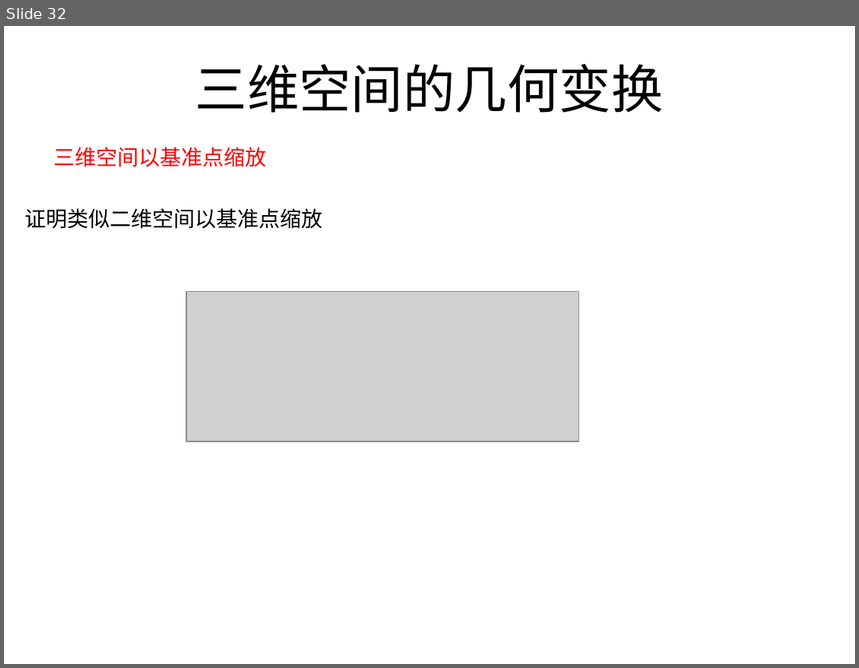
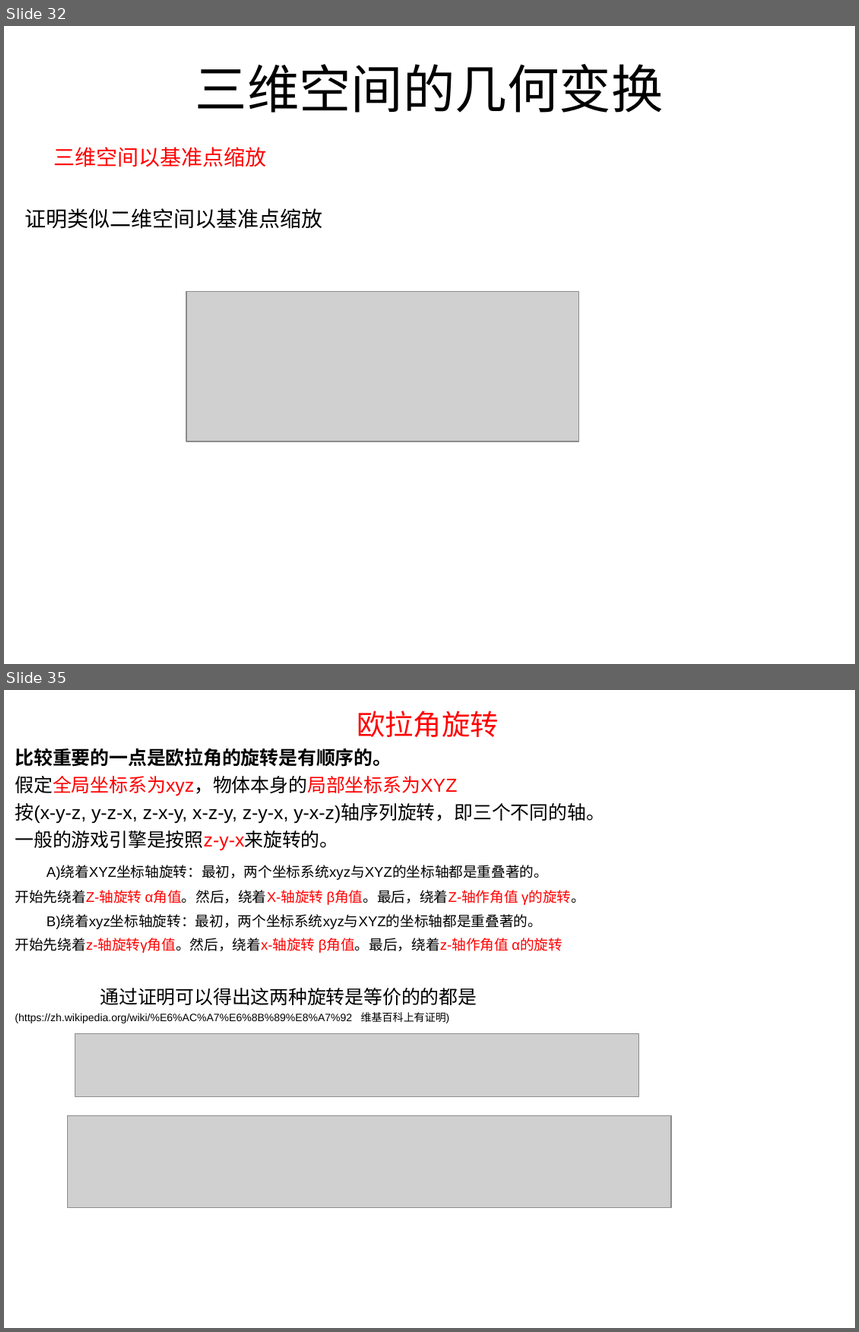
Before and after one commit to lhswei/3Dtransform, a slide deck: 3D数学基础transform.ppt. Shown one above the other, each under a label of ours: slide 32 before the commit, slides 32 and 35 after it; the slides between them are not shown. The pictures are 859x668 and 859x1332 pixels, drawn with LibreOffice and Linux fonts; fonts in the diff are those of the drawing; grey boxes stand for pictures. Boxes give left, top, right and bottom in pixels: in the first picture for what was removed or moved away, otherwise in the second. Text is boxed around its words. In the diff, an @@ line names an element or a change of style, - is before the commit and + after.

```diff
--- a/3D数学基础transform.ppt
+++ b/3D数学基础transform.ppt
@@ slide 35 added at (4,690,855,1328), background #FFFFFF @@
@@ text added at (15,711,605,1024), 12 pt, text #000000 @@
+欧拉角旋转
+比较重要的一点是欧拉角的旋转是有顺序的。
+假定全局坐标系为xyz，物体本身的局部坐标系为XYZ
+按(x-y-z, y-z-x, z-x-y, x-z-y, z-y-x, y-x-z)轴序列旋转，即三个不同的轴。
+一般的游戏引擎是按照z-y-x来旋转的。
+A)绕着XYZ坐标轴旋转：最初，两个坐标系统xyz与XYZ的坐标轴都是重叠著的。
+开始先绕着Z-轴旋转 α角值。然后，绕着X-轴旋转 β角值。最后，绕着Z-轴作角值 γ的旋转。
+B)绕着xyz坐标轴旋转：最初，两个坐标系统xyz与XYZ的坐标轴都是重叠著的。
+开始先绕着z-轴旋转γ角值。然后，绕着x-轴旋转 β角值。最后，绕着z-轴作角值 α的旋转
+通过证明可以得出这两种旋转是等价的的都是
+(https://zh.wikipedia.org/wiki/%E6%AC%A7%E6%8B%89%E8%A7%92 维基百科上有证明)
@@ picture added at (75,1034,639,1097) @@
@@ picture added at (67,1116,671,1208) @@
```
Also in this commit, not shown: 3 slides changed, 2 other slides added, 1 other file.
